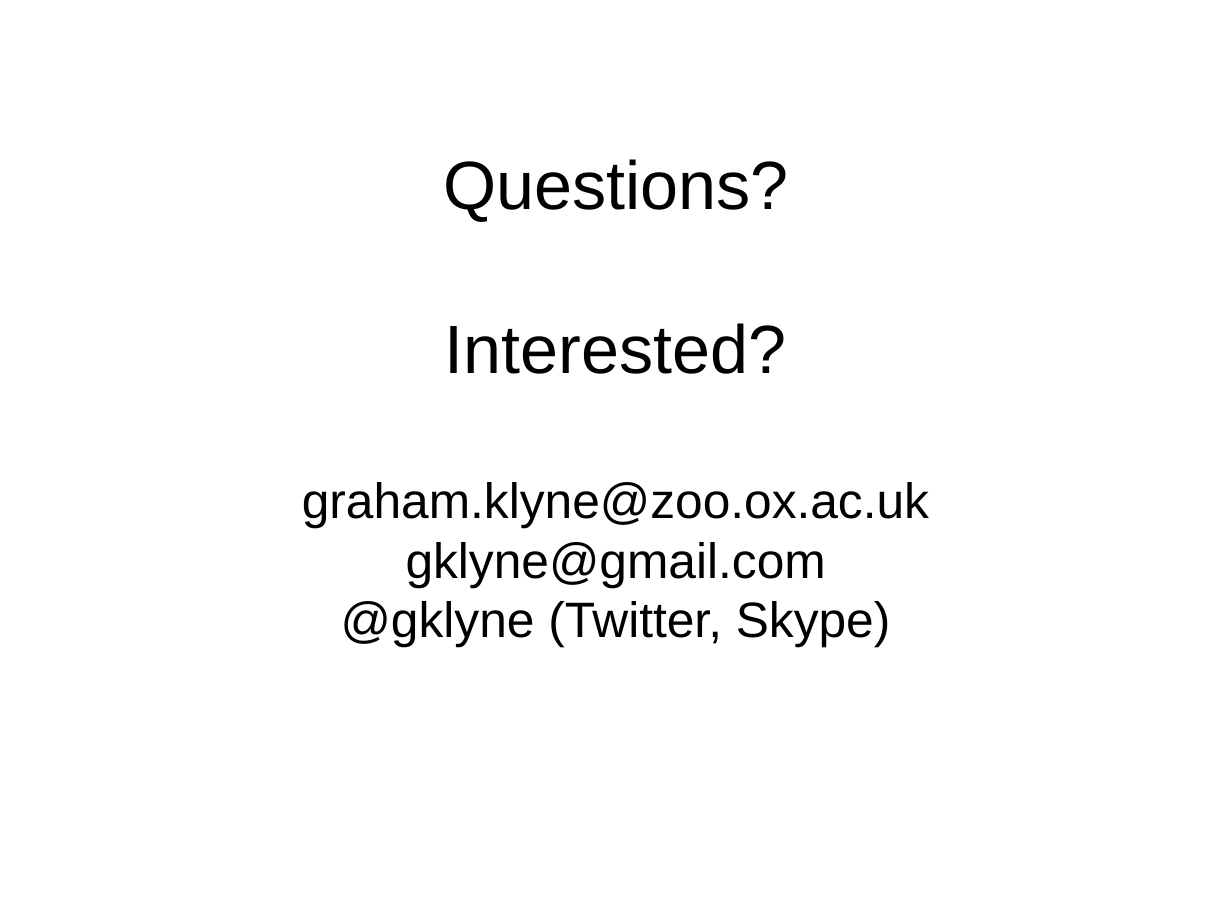
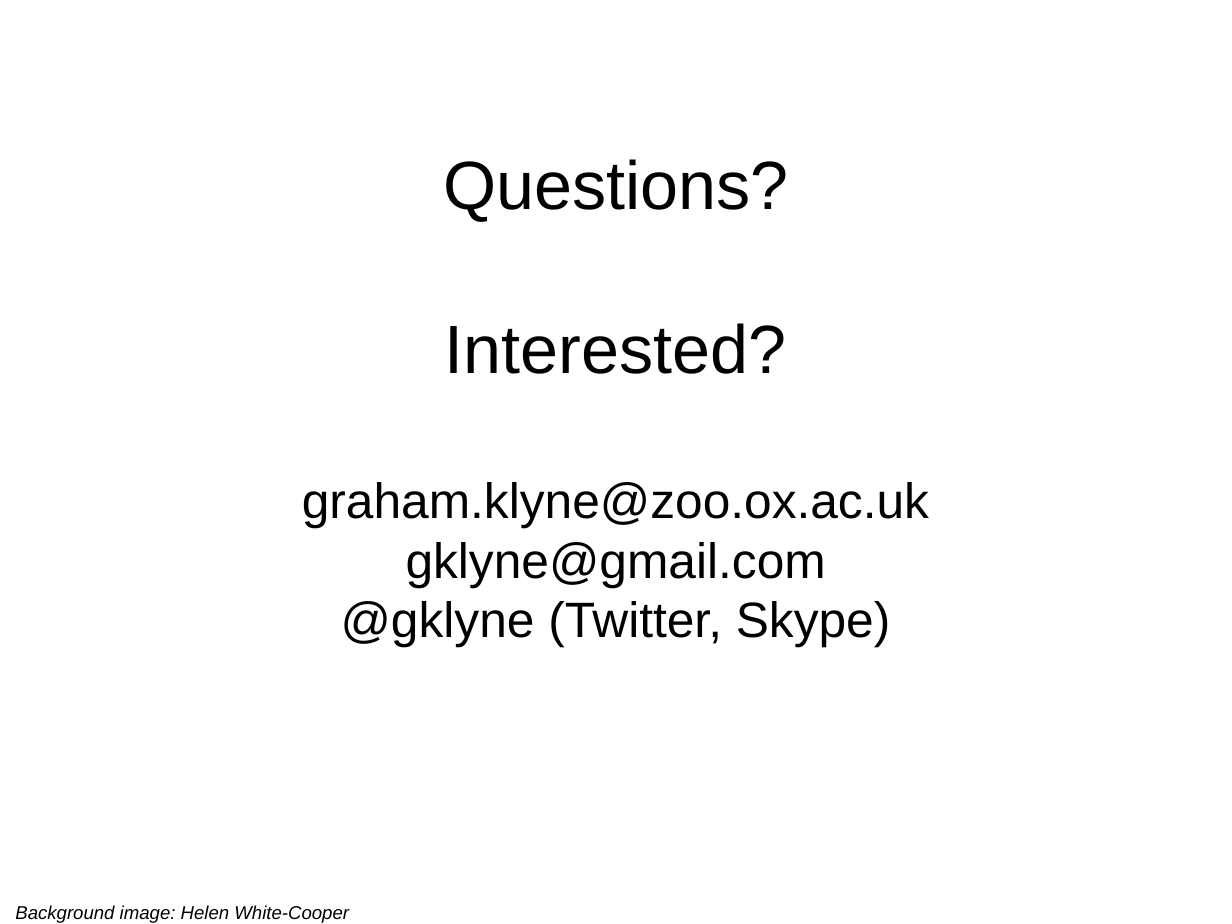
Before and after one commit to gklyne/annalist, a slide deck: slide 15 of presentations/annalist-pitch.odp. Drawn at 1232x924 pixels with LibreOffice and Linux fonts; fonts in the diff are those of the drawing; background and template pictures are left out. Boxes give left, top, right and bottom in pixels: in the first picture for what was removed or moved away, otherwise in the second. Text is boxed around its words. In the diff, an @@ line names an element or a change of style, - is before the commit and + after.

```diff
--- a/presentations/annalist-pitch.odp
+++ b/presentations/annalist-pitch.odp
@@ text added at (x1=15, y1=905, x2=349, y2=923), 12 pt, text #000000, italic @@
+Background image: Helen White-Cooper
```
Also in this commit, not shown: 11 other slides changed, 1 slide added, 5 other files.
